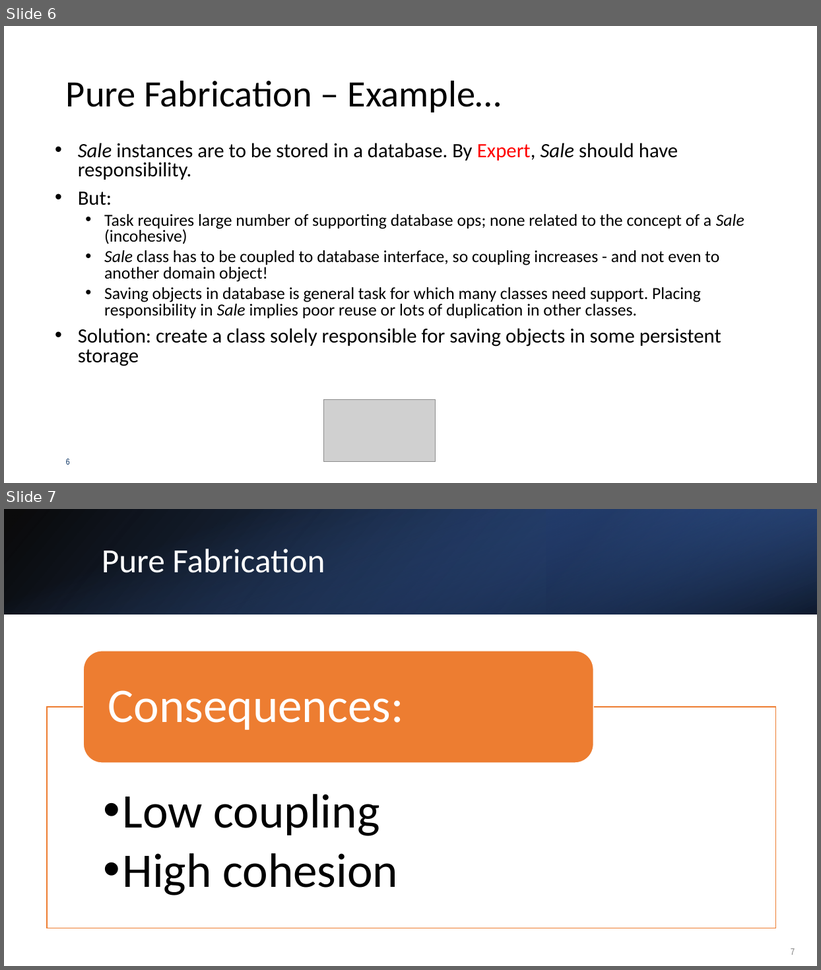
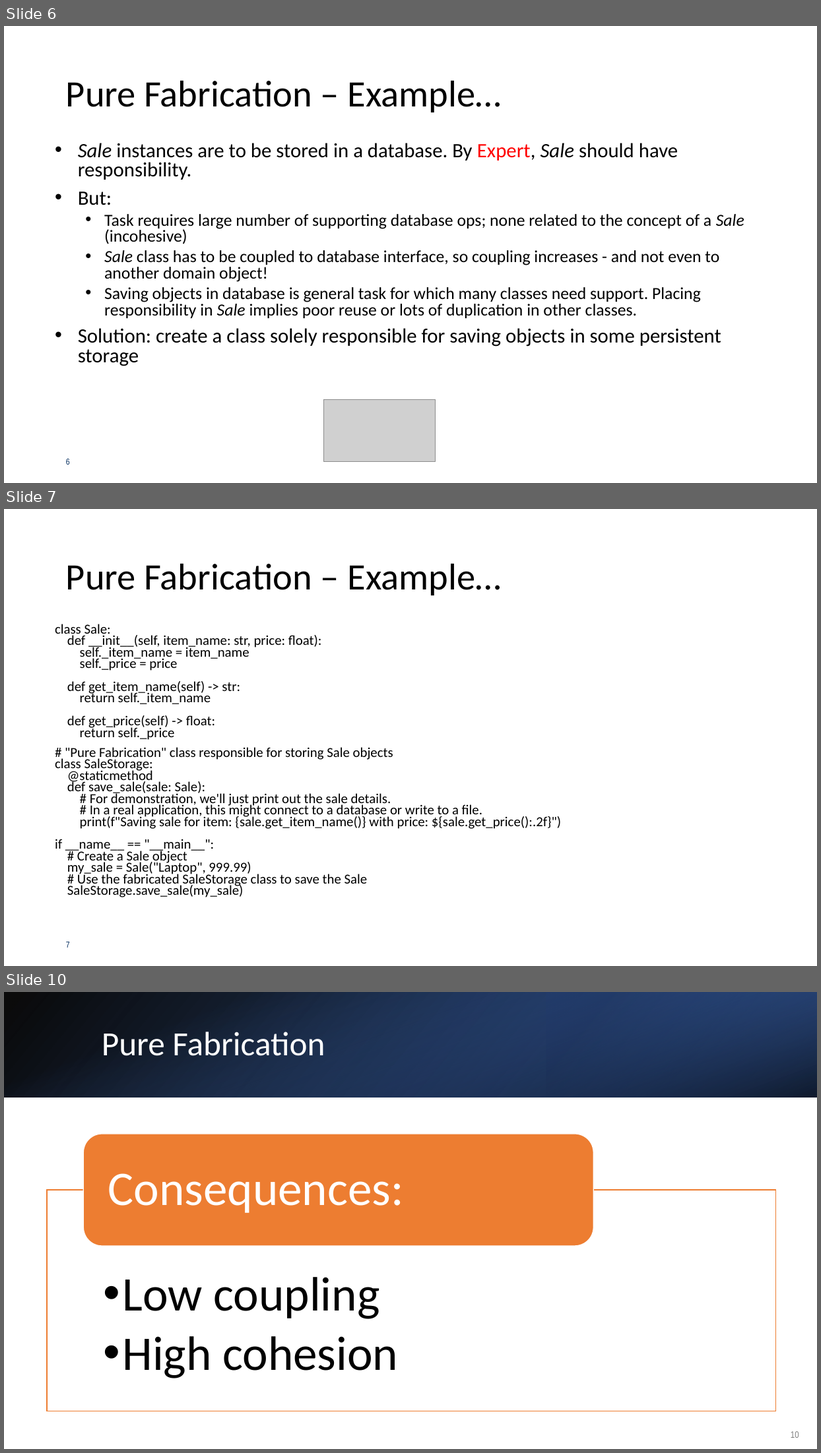
Before and after one commit to kthanasi-git/SW_Engineering, a slide deck: SOFTWARE ENGINEERING/SLIDES/9- Design Priciples III.pptx. Shown one above the other, each under a label of ours: slides 6 and 7 before the commit, slides 6, 7 and 10 after it; the slides between them are not shown. The pictures are 821x970 and 821x1453 pixels, drawn with LibreOffice and Linux fonts; fonts in the diff are those of the drawing; grey boxes stand for pictures. Boxes give left, top, right and bottom in pixels: in the first picture for what was removed or moved away, otherwise in the second. Text is boxed around its words. In the diff, an @@ line names an element or a change of style, - is before the commit and + after.

Commit message:
Fix slides for lecture 9 and 10

```diff
--- a/SOFTWARE ENGINEERING/SLIDES/9- Design Priciples III.pptx
+++ b/SOFTWARE ENGINEERING/SLIDES/9- Design Priciples III.pptx
@@ slide 7 added at (4,509,817,966), background #FFFFFF @@
@@ title added at (66,563,502,595), 44 pt, text #000000 @@
+Pure Fabrication – Example…
@@ text added at (55,624,561,898), 16.1 pt, text #000000 @@
+class Sale:
+def __init__(self, item_name: str, price: float):
+self._item_name = item_name
+self._price = price
+def get_item_name(self) -> str:
+return self._item_name
+def get_price(self) -> float:
+return self._price
+# "Pure Fabrication" class responsible for storing Sale objects
+class SaleStorage:
+@staticmethod
+def save_sale(sale: Sale):
+# For demonstration, we'll just print out the sale details.
+# In a real application, this might connect to a database or write to a file.
+print(f"Saving sale for item: {sale.get_item_name()} with price: ${sale.get_price():.2f}")
+if __name__ == "__main__":
+# Create a Sale object
+my_sale = Sale("Laptop", 999.99)
+# Use the fabricated SaleStorage class to save the Sale
+SaleStorage.save_sale(my_sale)
@@ page number added at (66,942,70,948), 10 pt, text #002B5D @@
+7
@@ what was slide 7 is now slide 10 @@
@@ page number at (791,1432,799,1438): text changed @@
-7
+10
```
Also in this commit, not shown: 1 slide changed, 19 other slides added, 6 other files.
